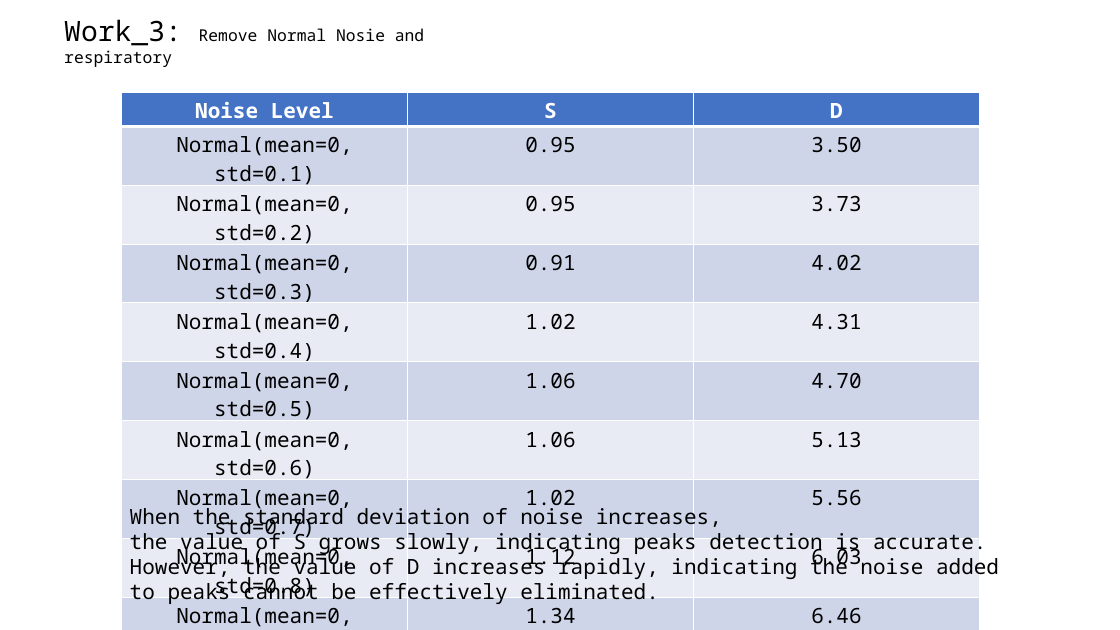
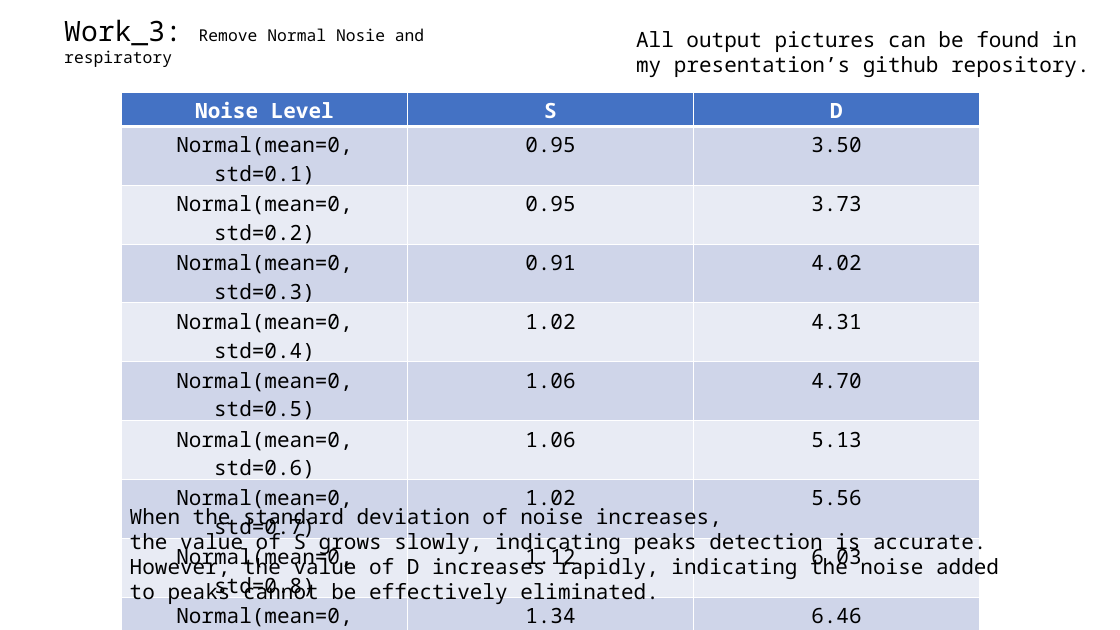
Before and after one commit to A-Big-Tortoise/Presentation, a slide deck: slide 14 of Presentation_911_JiayuChen.pptx. Drawn at 1120x630 pixels with LibreOffice and Linux fonts; fonts in the diff are those of the drawing. Boxes give left, top, right and bottom in pixels: in the first picture for what was removed or moved away, otherwise in the second. Text is boxed around its words. In the diff, an @@ line names an element or a change of style, - is before the commit and + after.

```diff
--- a/Presentation_911_JiayuChen.pptx
+++ b/Presentation_911_JiayuChen.pptx
@@ text added at (x1=636, y1=31, x2=1090, y2=77), 18 pt, text #000000 @@
+All output pictures can be found in my presentation’s github repository.
```
Also in this commit, not shown: 1 other file.
